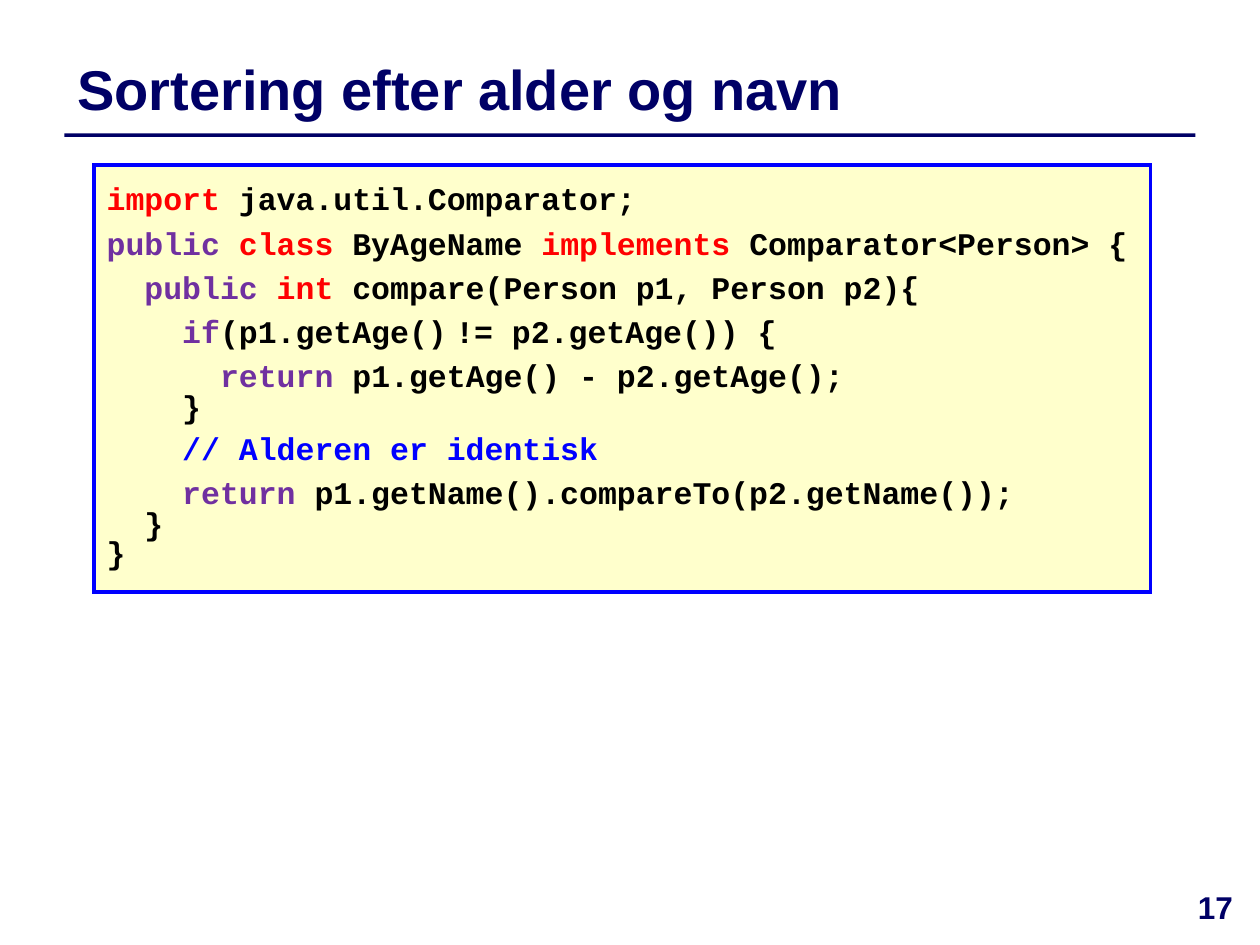
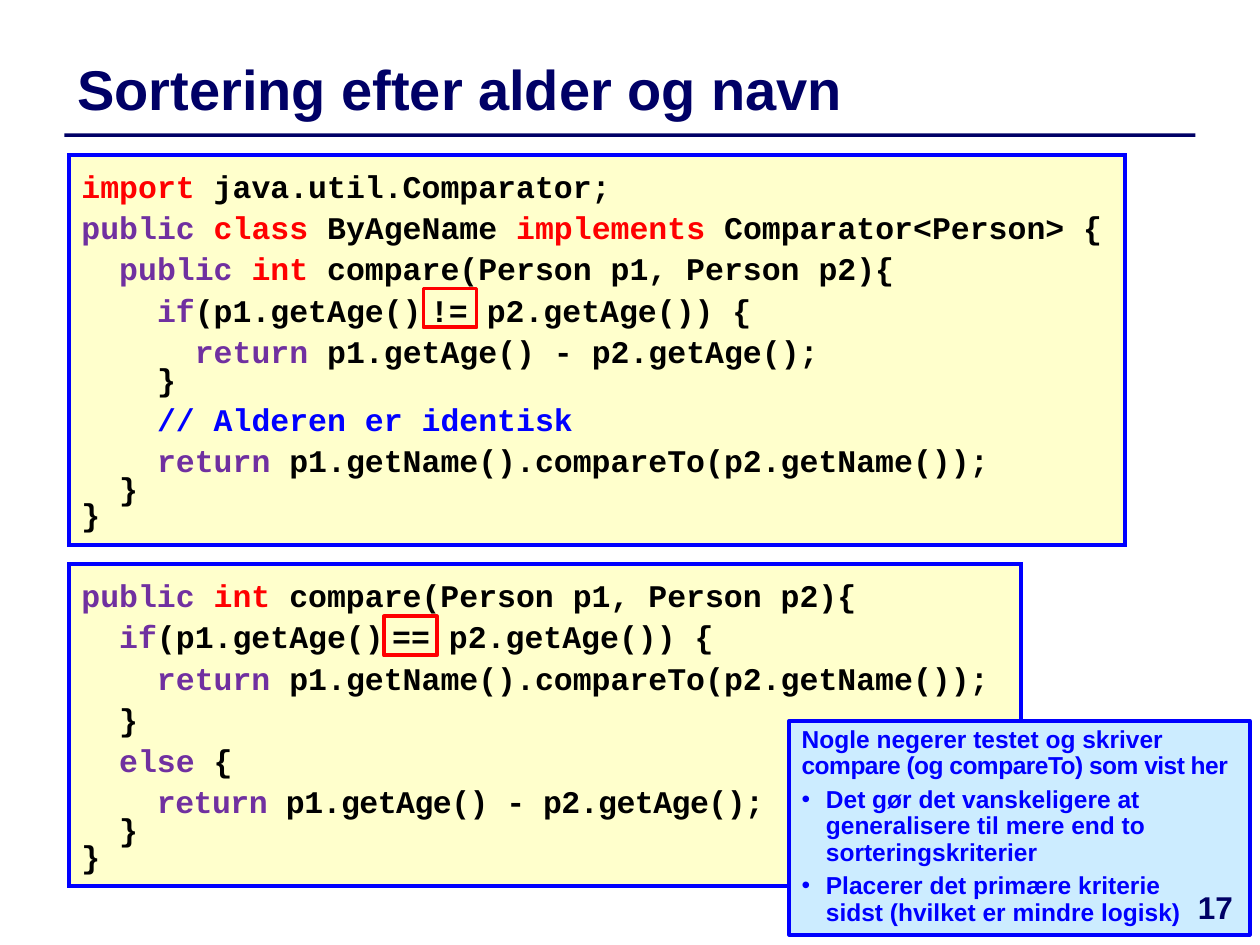
Before and after one commit to IntProgAU/Materiale, a slide deck: slide 17 of web/e22/uge_5a/Slides-Uge5-Mandag.pptx. Drawn at 1260x945 pixels with LibreOffice and Linux fonts; fonts in the diff are those of the drawing. Boxes give left, top, right and bottom in pixels: in the first picture for what was removed or moved away, otherwise in the second. Text is boxed around its words. In the diff, an @@ line names an element or a change of style, - is before the commit and + after.

```diff
--- a/web/e22/uge_5a/Slides-Uge5-Mandag.pptx
+++ b/web/e22/uge_5a/Slides-Uge5-Mandag.pptx
@@ rectangle "import java.util.Comparator;" resized from (x1=94, y1=165, x2=1150, y2=592) to (x1=69, y1=155, x2=1125, y2=544) @@
@@ rectangle "import java.util.Comparator;" at (x1=69, y1=155, x2=1125, y2=544): less space between paragraphs @@
@@ rectangle added at (x1=423, y1=289, x2=476, y2=328), outline #FF0000 2.25 pt @@
@@ rectangle added at (x1=69, y1=564, x2=1022, y2=886), fill #FFFFCC, outline #0000FF 2.25 pt, 18 pt, text #000000, bold @@
+public int compare(Person p1, Person p2){
+if(p1.getAge() == p2.getAge()) {
+return p1.getName().compareTo(p2.getName());
+}
+else {
+return p1.getAge() - p2.getAge();
+}
+}
@@ rectangle added at (x1=384, y1=616, x2=437, y2=655), outline #FF0000 2.25 pt @@
@@ rectangle added at (x1=789, y1=721, x2=1249, y2=935), fill #CCECFF, outline #0000FF 2.25 pt, 14 pt, text #0000FF, bold @@
+Nogle negerer testet og skriver compare (og compareTo) som vist her
+• Det gør det vanskeligere at generalisere til mere end to sorteringskriterier
+• Placerer det primære kriterie
+  sidst (hvilket er mindre logisk)
```
Also in this commit, not shown: 7 other slides changed, 1 other file.
